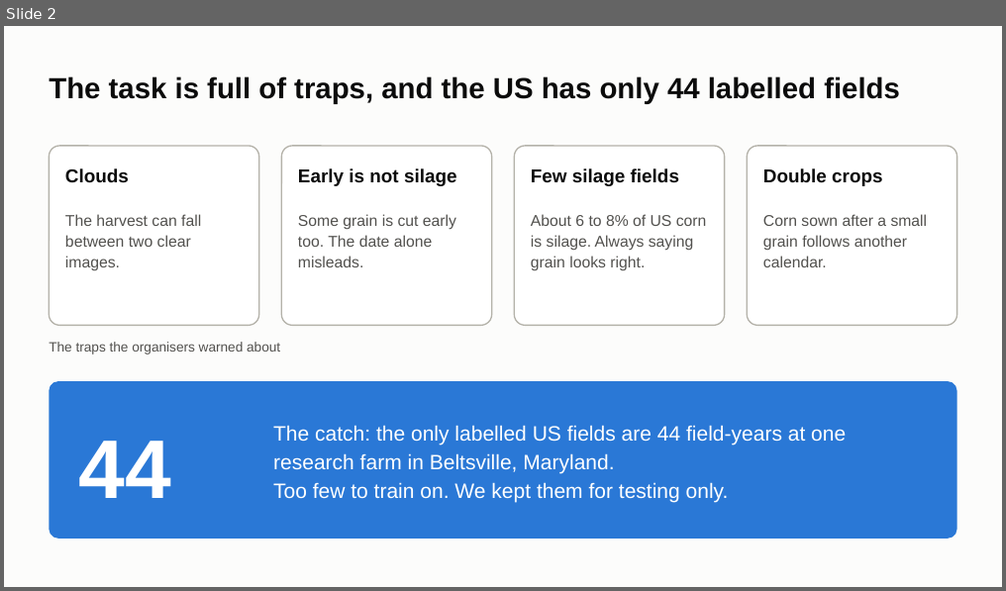
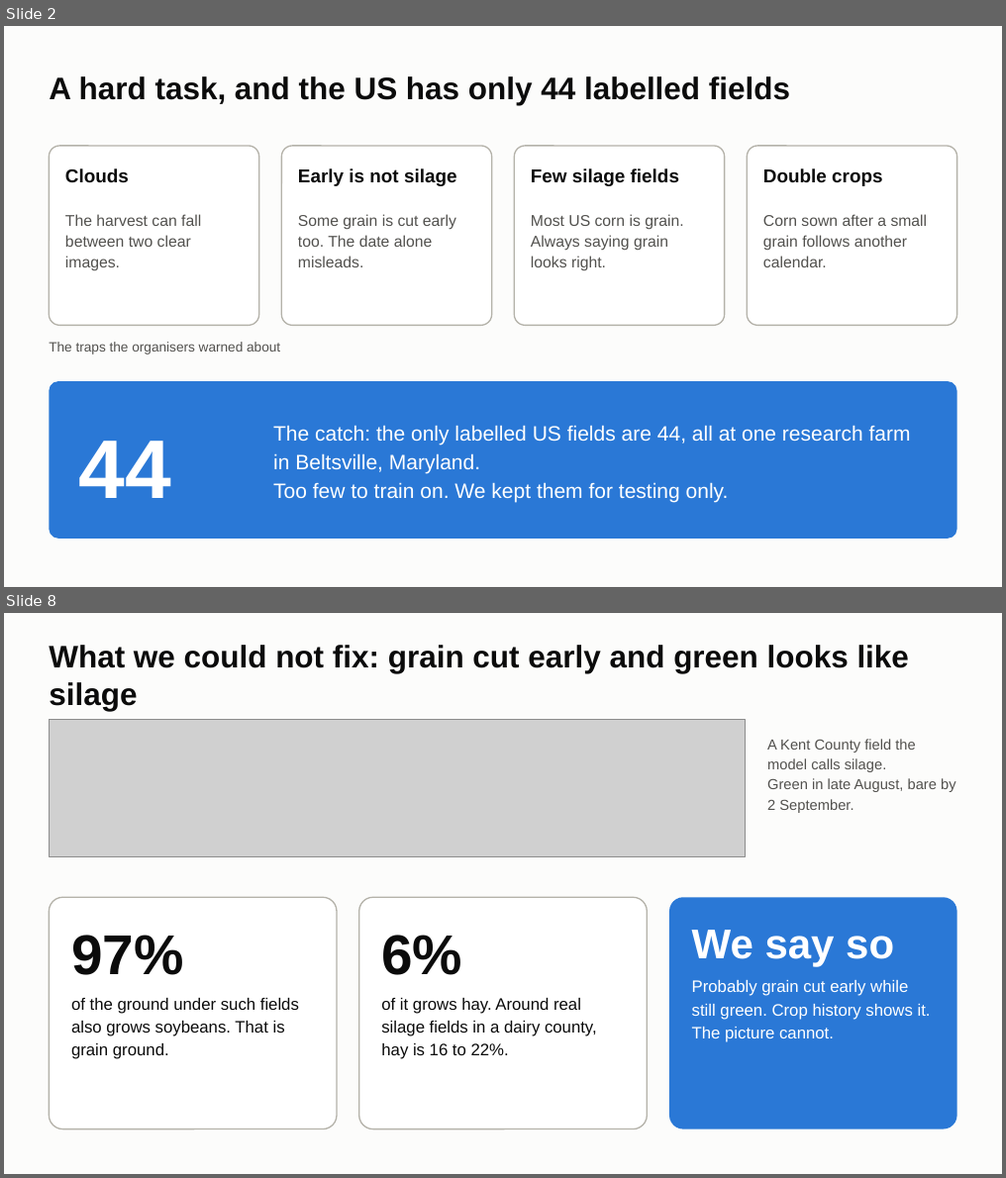
Before and after one commit to ChenSiyun1234/FieldVision, a slide deck: handoff/presentation/FieldVision_model_story.pptx. Shown one above the other, each under a label of ours: slide 2 before the commit, slides 2 and 8 after it; the slides between them are not shown. The pictures are 1006x591 and 1006x1178 pixels, drawn with LibreOffice and Linux fonts; fonts in the diff are those of the drawing; grey boxes stand for pictures. Boxes give left, top, right and bottom in pixels: in the first picture for what was removed or moved away, otherwise in the second. Text is boxed around its words. In the diff, an @@ line names an element or a change of style, - is before the commit and + after.

```diff
--- a/handoff/presentation/FieldVision_model_story.pptx
+++ b/handoff/presentation/FieldVision_model_story.pptx
@@ slide 8 added at (4, 613, 1002, 1174), background #FCFCFB @@
@@ title added at (49, 645, 909, 711), 30 pt, text #0B0B0B, bold @@
+What we could not fix: grain cut early and green looks like silage
@@ picture added at (49, 719, 746, 857) @@
@@ text added at (767, 739, 956, 813), 14 pt, text #52514E @@
+A Kent County field the model calls silage.
+Green in late August, bare by 2 September.
@@ rounded rectangle added at (49, 897, 337, 1130), fill #FFFFFF, outline #B4B2A9 1.25 pt @@
@@ rounded rectangle added at (358, 897, 647, 1130), fill #FFFFFF, outline #B4B2A9 1.25 pt @@
@@ rounded rectangle added at (669, 897, 957, 1130), fill #2A78D6 @@
@@ text added at (71, 935, 183, 975), 54 pt, text #0B0B0B, bold @@
+97%
@@ text added at (381, 935, 462, 975), 54 pt, text #0B0B0B, bold @@
+6%
@@ text added at (692, 930, 894, 966), 40 pt, text #FFFFFF, bold @@
+We say so
@@ text added at (71, 998, 299, 1059), 16 pt, text #0B0B0B @@
+of the ground under such fields also grows soybeans. That is grain ground.
@@ text added at (381, 998, 597, 1059), 16 pt, text #0B0B0B @@
+of it grows hay. Around real silage fields in a dairy county, hay is 16 to 22%.
@@ text added at (692, 980, 931, 1043), 16 pt, text #FFFFFF @@
+Probably grain cut early while still green. Crop history shows it. The picture cannot.
@@ slide 2 changed as well @@
@@ title at (49, 76, 790, 105): text changed; size 28 to 30 pt @@
-The task is full of traps, and the US has only 44 labelled fields
+A hard task, and the US has only 44 labelled fields
@@ text at (531, 214, 683, 272): text changed @@
-About 6 to 8% of US corn is silage. Always saying grain looks right.
+Most US corn is grain. Always saying grain looks right.
@@ text at (273, 425, 911, 474): text changed @@
-The catch: the only labelled US fields are 44 field-years at one research farm in Beltsville, Maryland.
+The catch: the only labelled US fields are 44, all at one research farm in Beltsville, Maryland.
```
Also in this commit, not shown: 6 other slides changed, 4 other slides added, 8 slides removed, 2 other files.
